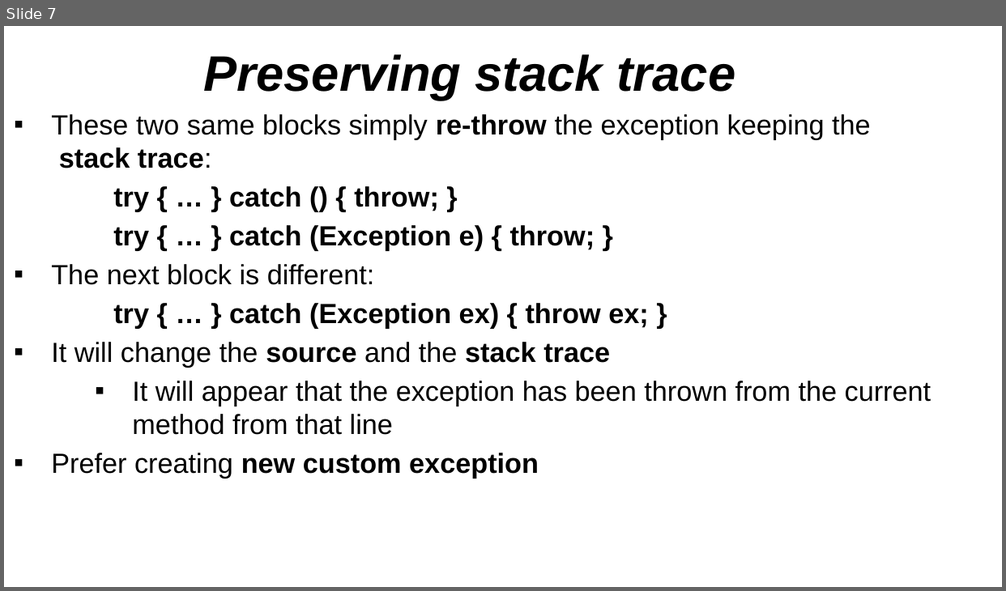
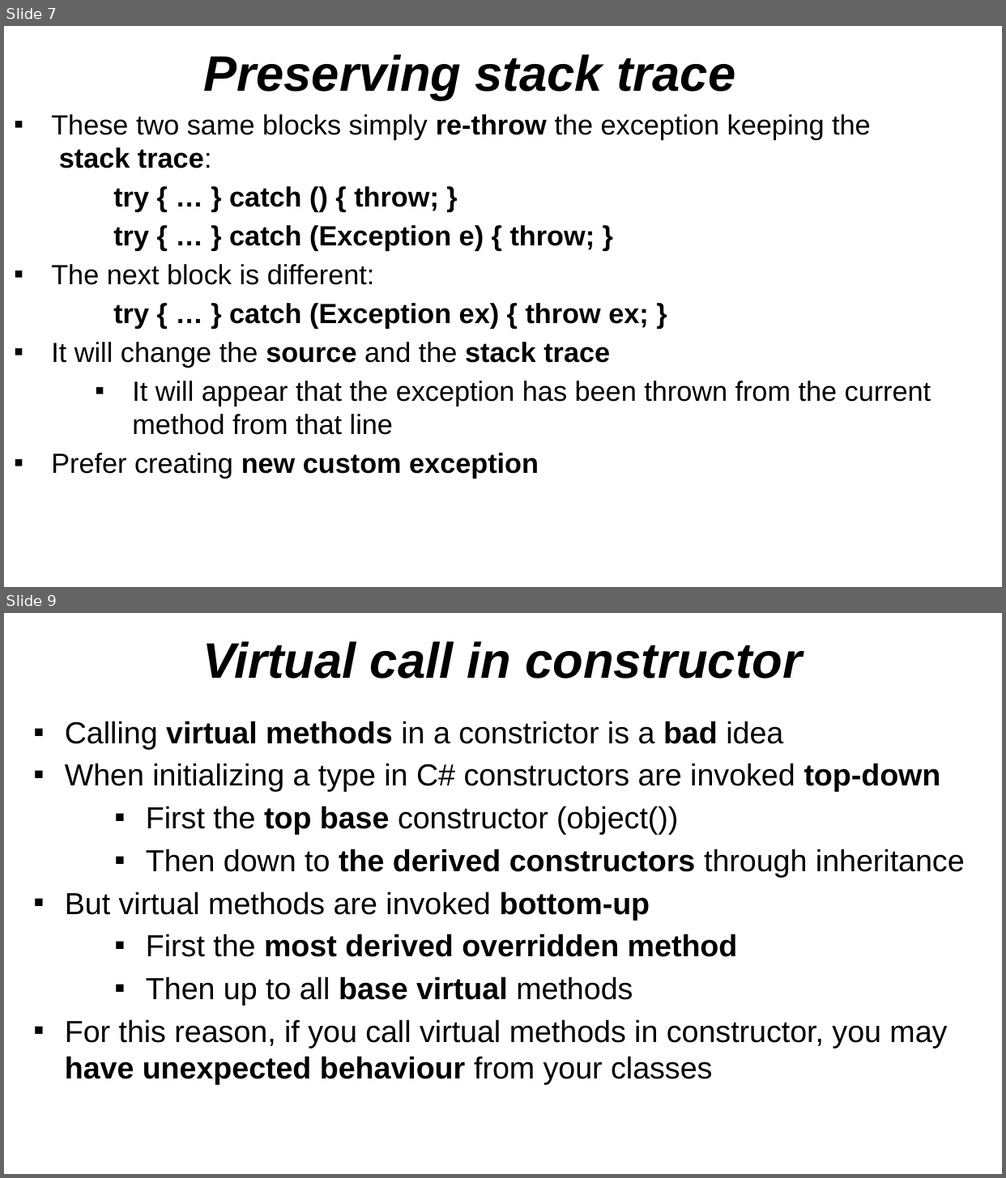
Before and after one commit to NaskoIT/CSharp-In-Depth, a slide deck: C# Tips and Tricks.pptx. Shown one above the other, each under a label of ours: slide 7 before the commit, slides 7 and 9 after it; the slides between them are not shown. The pictures are 1006x591 and 1006x1178 pixels, drawn with LibreOffice and Linux fonts; fonts in the diff are those of the drawing; background and template pictures are left out. Boxes give left, top, right and bottom in pixels: in the first picture for what was removed or moved away, otherwise in the second. Text is boxed around its words. In the diff, an @@ line names an element or a change of style, - is before the commit and + after.

Commit message:
Exception in static constructor and virtual call in constractor

```diff
--- a/C# Tips and Tricks.pptx
+++ b/C# Tips and Tricks.pptx
@@ slide 9 added at box(4, 613, 1002, 1174), background picture (left out) @@
@@ text added at box(203, 641, 802, 679), 36 pt, text #000000, bold, italic @@
+Virtual call in constructor
@@ text added at box(65, 721, 965, 1084), 22 pt, text #000000 @@
+▪ Calling virtual methods in a constrictor is a bad idea
+▪ When initializing a type in C# constructors are invoked top-down
+  ▪ First the top base constructor (object())
+  ▪ Then down to the derived constructors through inheritance
+▪ But virtual methods are invoked bottom-up
+  ▪ First the most derived overridden method
+  ▪ Then up to all base virtual methods
+▪ For this reason, if you call virtual methods in constructor, you may have unexpected behaviour from your classes
```
Also in this commit, not shown: 1 other slide added, 8 other files.
